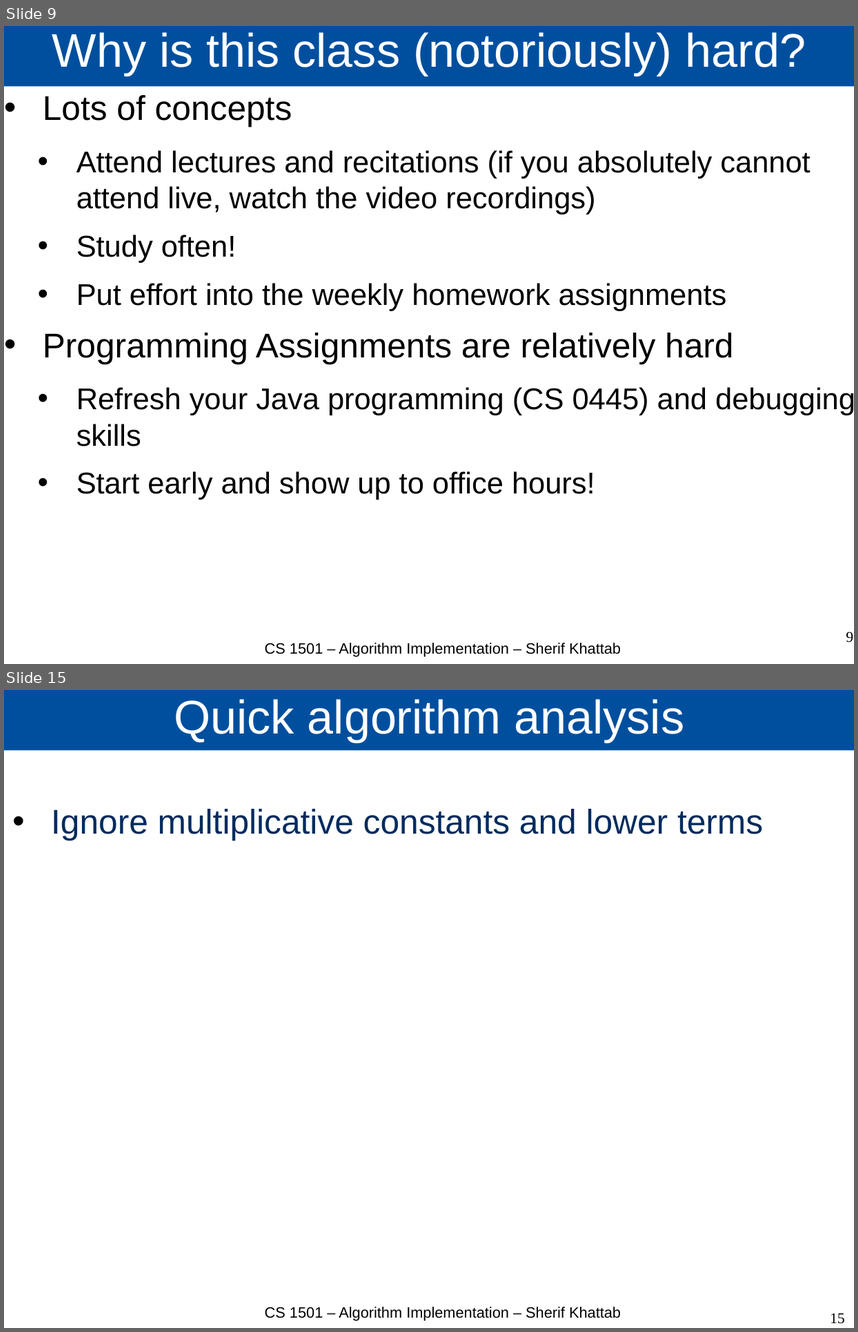
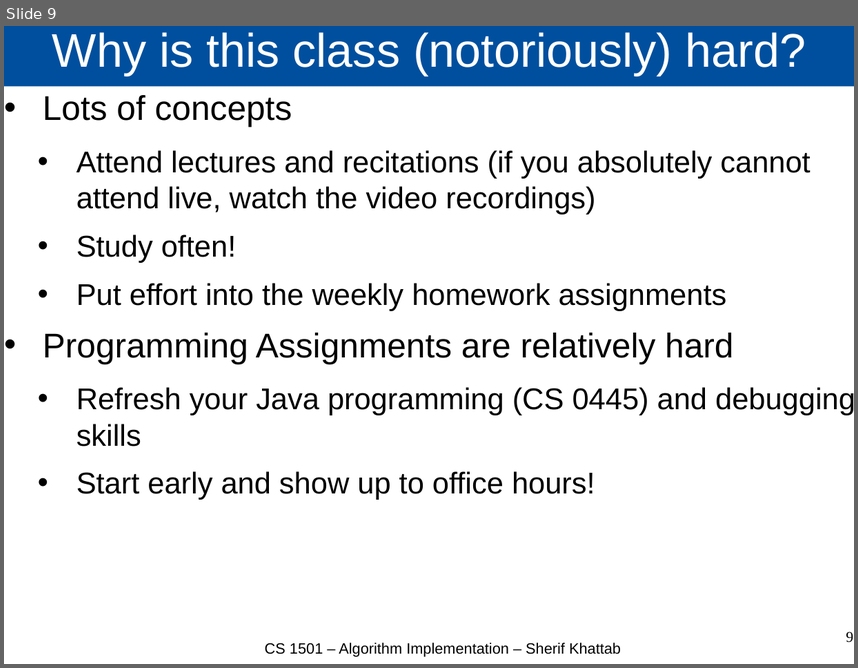
Before and after one commit to cs1501-2224/handouts, a slide deck: DraftSlides/Lecture0.pptx. Shown one above the other, each under a label of ours: slides 9 and 15 before the commit, slide 9 after it; the slides between them are not shown. The pictures are 858x1332 and 858x668 pixels, drawn with LibreOffice and Linux fonts; fonts in the diff are those of the drawing. Boxes give left, top, right and bottom in pixels: in the first picture for what was removed or moved away, otherwise in the second. Text is boxed around its words. In the diff, an @@ line names an element or a change of style, - is before the commit and + after.

```diff
--- a/DraftSlides/Lecture0.pptx
+++ b/DraftSlides/Lecture0.pptx
@@ slide 15 removed at (4, 690, 854, 1328), background #FFFFFF @@
@@ title removed at (4, 690, 854, 751) @@
-Quick algorithm analysis
@@ text removed at (51, 809, 763, 840) @@
-• Ignore multiplicative constants and lower terms
@@ text removed at (265, 1306, 621, 1321) @@
-CS 1501 – Algorithm Implementation – Sherif Khattab
@@ page number removed at (830, 1312, 845, 1323) @@
-15
```
Also in this commit, not shown: 5 slides changed, 6 other slides removed, 4 other files.
